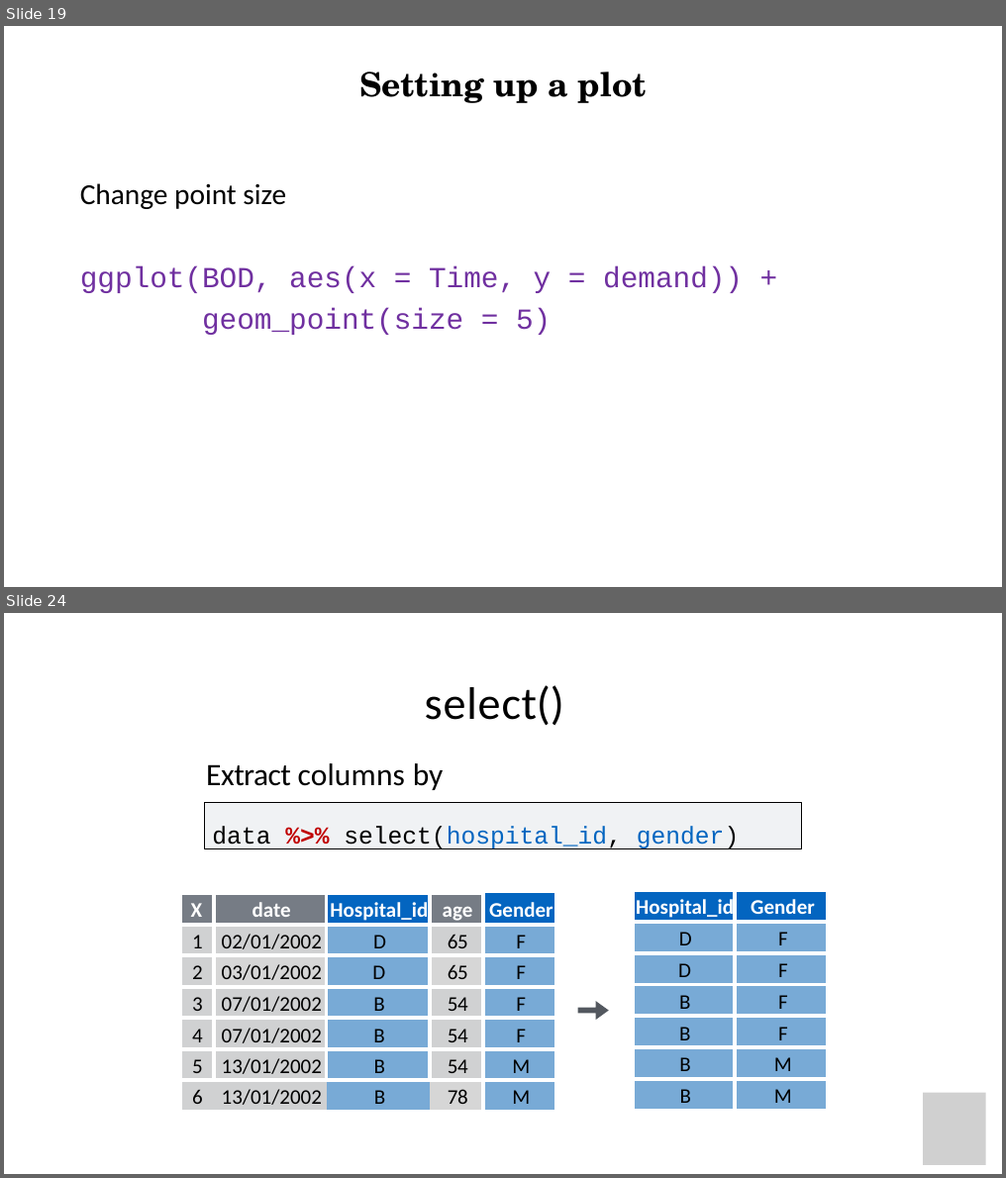
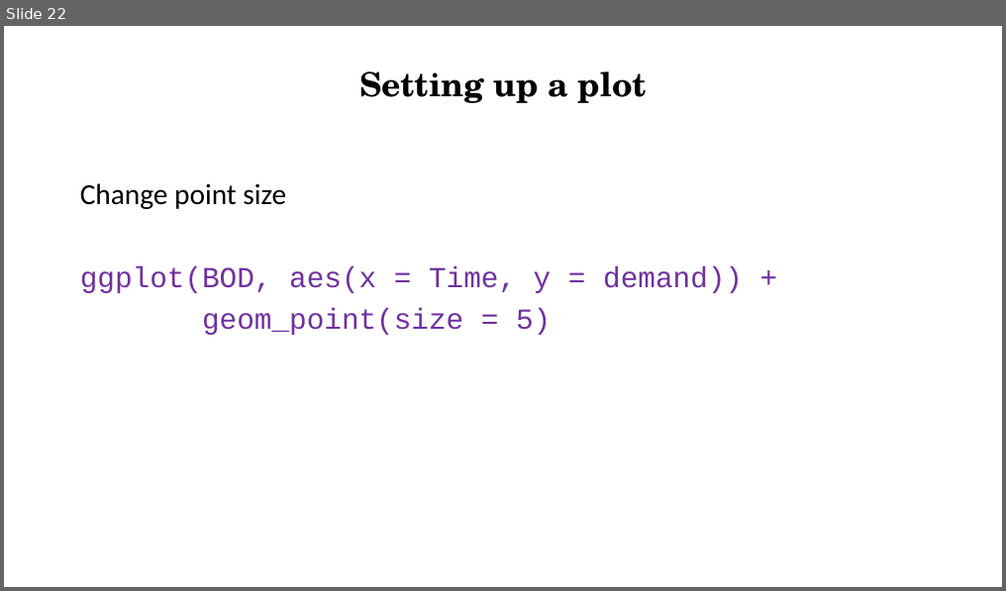
Before and after one commit to Ahmedbargheet/R-for-beginners_UiT, a slide deck: R_workshop_4.ppt. Shown one above the other, each under a label of ours: slides 19 and 24 before the commit, slide 22 after it; the slides between them are not shown. The pictures are 1006x1178 and 1006x591 pixels, drawn with LibreOffice and Linux fonts; fonts in the diff are those of the drawing; grey boxes stand for pictures. Boxes give left, top, right and bottom in pixels: in the first picture for what was removed or moved away, otherwise in the second. Text is boxed around its words. In the diff, an @@ line names an element or a change of style, - is before the commit and + after.

```diff
--- a/R_workshop_4.ppt
+++ b/R_workshop_4.ppt
@@ slide 24 removed at [4,613,1002,1174], background #FFFFFF @@
@@ title removed at [425,685,564,726] @@
-select()
@@ text removed at [206,763,444,831] @@
-Extract columns by name.
@@ rectangle removed at [205,802,802,850] @@
-data %>% select(hospital_id, gender)
@@ table removed at [180,894,554,1148], 8 rows, 5 columns @@
-X | date | Hospital_id | age | Gender
-1 | 02/01/2002 | D | 65 | F
-2 | 03/01/2002 | D | 65 | F
-3 | 07/01/2002 | B | 54 | F
-4 | 07/01/2002 | B | 54 | F
-5 | 13/01/2002 | B | 54 | M
-6 | 13/01/2002 | B | 78 | M
- |  |  |  | 
@@ table removed at [633,891,827,1145], 8 rows, 2 columns @@
-Hospital_id | Gender
-D | F
-D | F
-B | F
-B | F
-B | M
-B | M
- | 
@@ freeform shape removed at [578,1001,609,1020] @@
@@ picture removed at [924,1093,986,1165] @@
@@ what was slide 19 is now slide 22 @@
```
Also in this commit, not shown: 5 slides changed, 13 slides added, 58 other slides removed.
